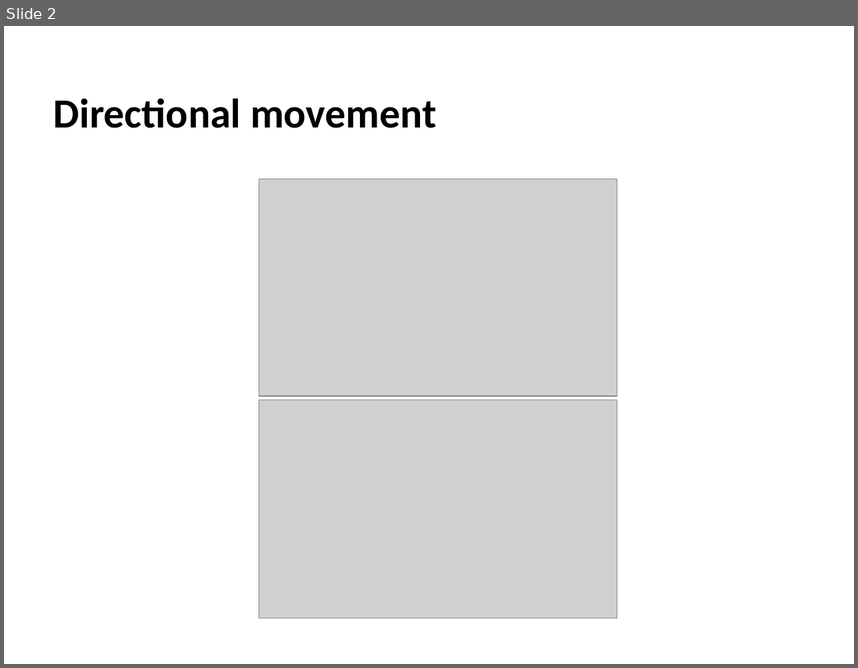
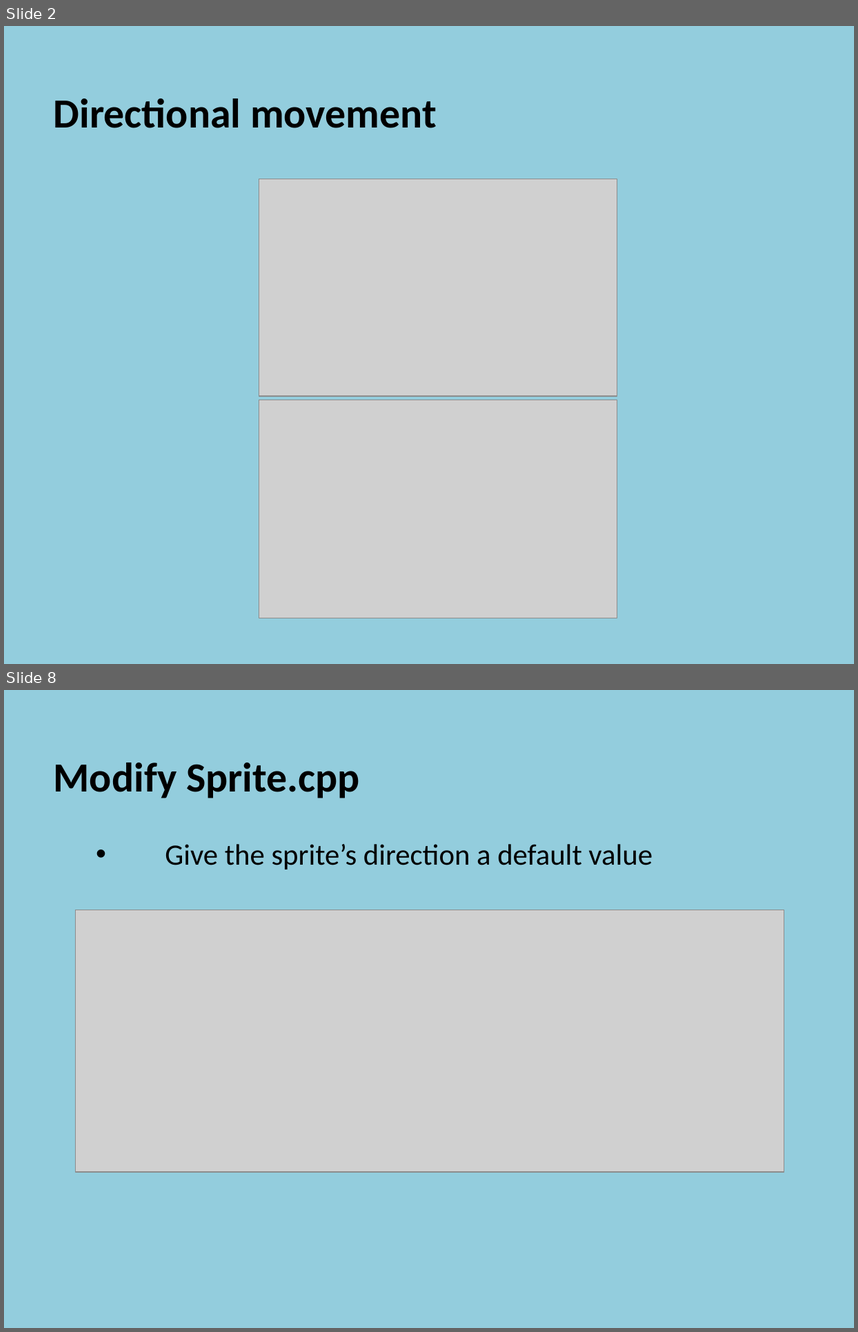
Before and after one commit to szetko/course-materials, a slide deck: Programming 4/05.1 Directional Sprites/05.1 Directional Sprites.pptx. Shown one above the other, each under a label of ours: slide 2 before the commit, slides 2 and 8 after it; the slides between them are not shown. The pictures are 858x668 and 858x1332 pixels, drawn with LibreOffice and Linux fonts; fonts in the diff are those of the drawing; grey boxes stand for pictures. Boxes give left, top, right and bottom in pixels: in the first picture for what was removed or moved away, otherwise in the second. Text is boxed around its words. In the diff, an @@ line names an element or a change of style, - is before the commit and + after.

Commit message:
Update 05.1 Directional Sprites PP

```diff
--- a/Programming 4/05.1 Directional Sprites/05.1 Directional Sprites.pptx
+++ b/Programming 4/05.1 Directional Sprites/05.1 Directional Sprites.pptx
@@ slide 8 added at box(4, 690, 854, 1328), background #93CDDD @@
@@ text added at box(54, 762, 653, 869), 25 pt, text #000000 @@
+  Modify Sprite.cpp
+    • Give the sprite’s direction a default value
@@ picture added at box(75, 909, 784, 1171) @@
@@ slide 2 changed as well @@
@@ background #FFFFFF to #93CDDD @@
```
Also in this commit, not shown: 1 other slide changed, 14 other slides added, 1 slide removed.
